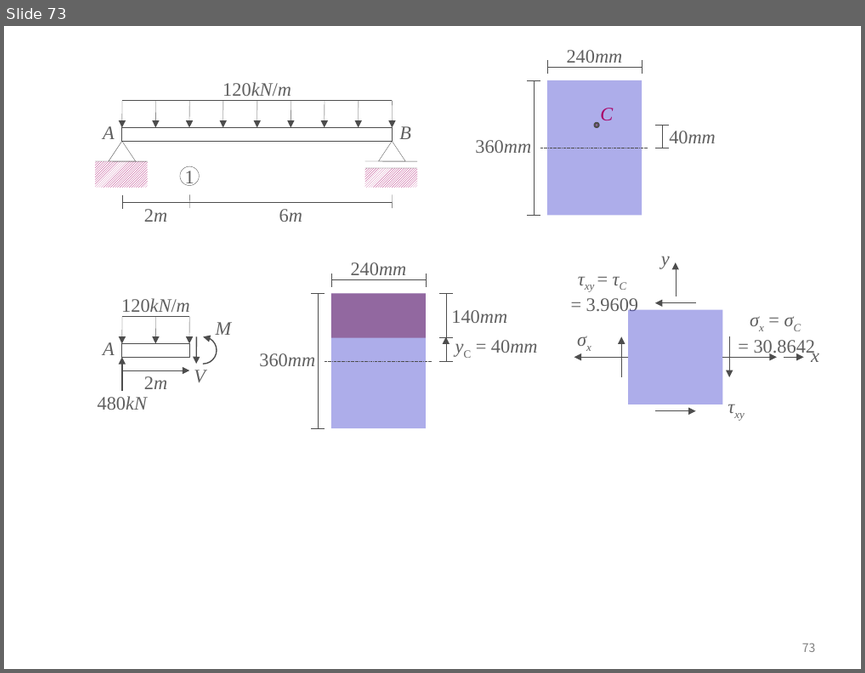
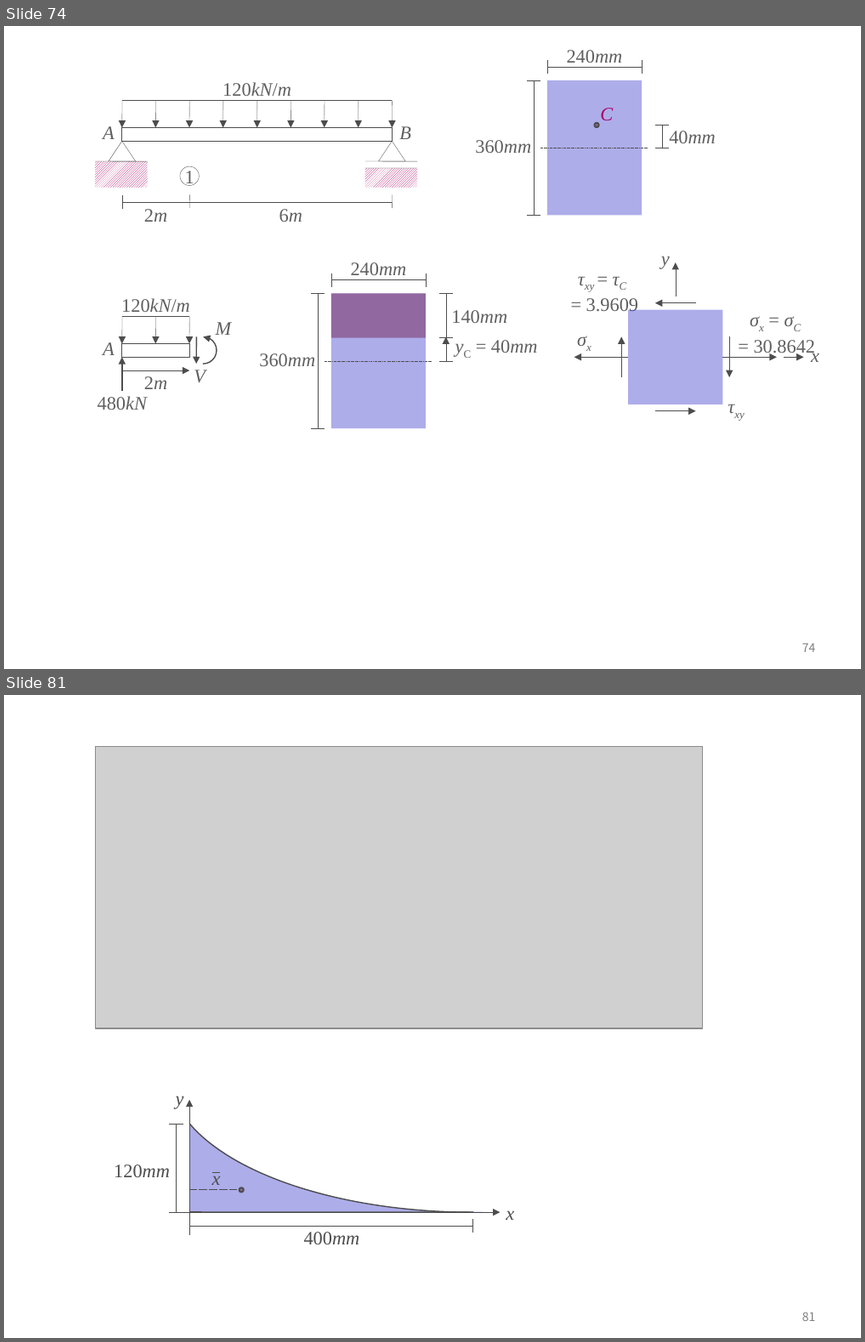
Before and after one commit to ironbell87/structural_mechanics_II, a slide deck: figures.pptx. Shown one above the other, each under a label of ours: slide 73 before the commit, slides 74 and 81 after it; the slides between them are not shown. The pictures are 865x673 and 865x1342 pixels, drawn with LibreOffice and Linux fonts; fonts in the diff are those of the drawing; grey boxes stand for pictures. Boxes give left, top, right and bottom in pixels: in the first picture for what was removed or moved away, otherwise in the second. Text is boxed around its words. In the diff, an @@ line names an element or a change of style, - is before the commit and + after.

```diff
--- a/figures.pptx
+++ b/figures.pptx
@@ slide 81 added at <box>4,695,861,1338</box>, background #FFFFFF; not listed: 1 template element that a slide beside it also shows @@
@@ picture added at <box>95,746,703,1028</box> @@
@@ group added at <box>114,936,777,1244</box>: 9 lines, 5 texts, 2 arrows, 1 freeform shape, 1 arc (boxed as its full ellipse), 1 ellipse @@
+y
+x
+x
+400mm
+120mm
@@ what was slide 73 is now slide 74 @@
@@ page number at <box>802,643,816,652</box>: text changed @@
-73
+74
```
Also in this commit, not shown: 4 slides changed, 7 other slides added, 1 slide removed, 57 other files.
